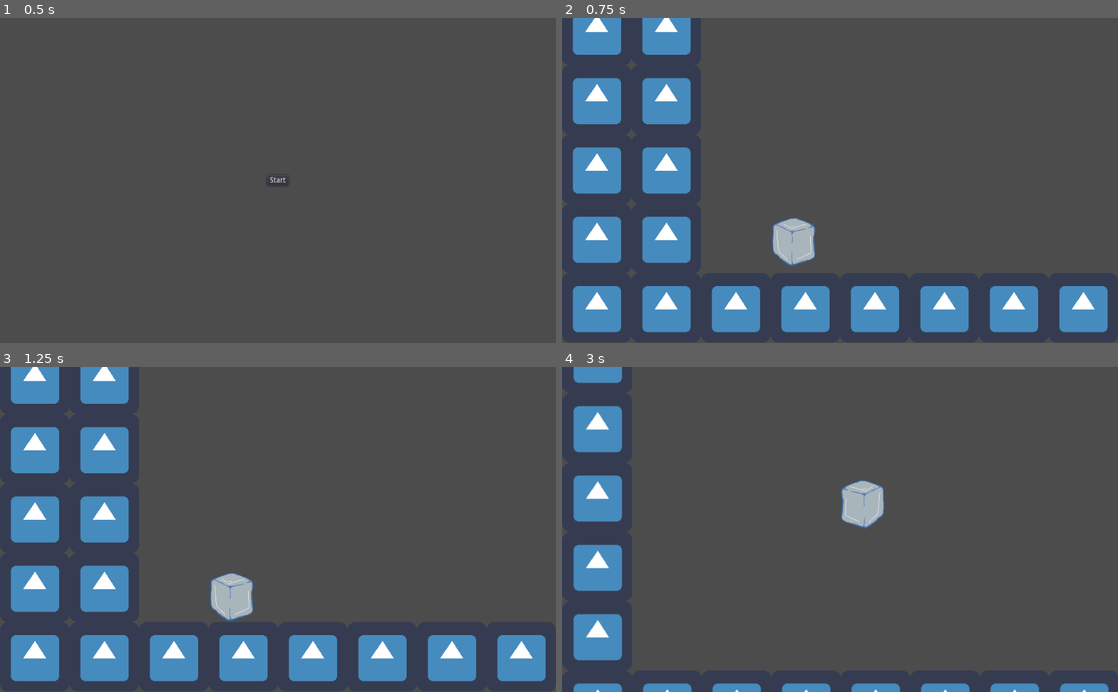
Above: before the commit, frames 1-4 (two rows, left to right).
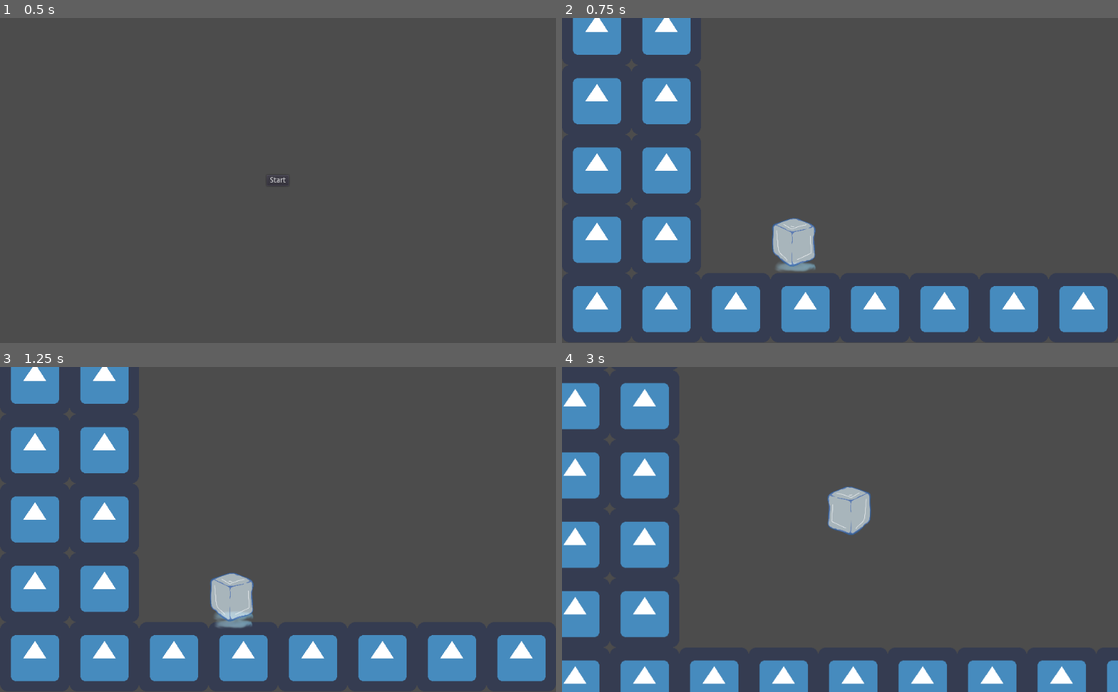
Above: after the commit, the same moments.

Repository: JosueCom/Tri_Annual-Game-Jam
Game: Godot game, scene res://src/MainScreen.tscn
Same seed, same stepped clock (60 frames per second), same inputs: the game is played once before the commit and once after it. The engine's default icon, where the game draws it, is replaced by a stand-in: a white triangle on a blue panel in a dark square.
Inputs:
- Up to frame 1 (0.5 s): no input
- Up to frame 2 (0.75 s): click "Start" at 0.5 s
- Up to frame 3 (1.25 s): no input
- Up to frame 4 (3 s): hold Right (move_right) 1.28-2.78 s; tap Up (jump) at 1.52, 2.27 s; hold Left (move_left) from 2.78 s (still down)

Frame 1 is identical in both runs. In frame 2, 0.2% of the frame differs, in the area x 37-46%, y 61-78%; in frame 3, 0.2%; in frame 4, 19%, in the area x 0-100%, y 0-100%.

Commit message:
Improvement to water spots

Diff:
--- a/src/Entities/Player/Player.tscn
+++ b/src/Entities/Player/Player.tscn
@@ -7,20 +7,27 @@
 
 [node name="Player" type="KinematicBody2D"]
 script = ExtResource( 2 )
-gravity = 300.0
+gravity = 350.0
 mass = 1.0
 moving_force = {
 "air": 320,
 "ground": 500
 }
+friction = {
+"air": 250,
+"ground": 250
+}
 jumping_force = 400.0
 terminal_speed = Vector2( 500, 1000 )
 
 [node name="WetSpot" type="Particles2D" parent="."]
-position = Vector2( -6.06262, -8.12643 )
-scale = Vector2( 0.680001, 0.52 )
+position = Vector2( -0.306976, -0.283691 )
+scale = Vector2( 0.680002, 0.52 )
 emitting = false
+amount = 5
+lifetime = 1.5
 local_coords = false
+draw_order = 1
 process_material = ExtResource( 3 )
 texture = ExtResource( 4 )
 
--- a/src/Entities/Player/PlayerStates.gd
+++ b/src/Entities/Player/PlayerStates.gd
@@ -55,6 +55,10 @@
 
 class Idle extends State:
 
+	func _enter() -> void:
+		_entity.get_node("WetSpot").emitting = true
+		_entity.get_node("WetSpot").one_shot = true
+
 	func _physics_process_(delta: float) -> void:
 		_entity.decelerate(delta, _entity.friction.ground)
 
@@ -65,6 +69,10 @@
 			_state_machine.travel("jumping")
 		elif not _entity.is_on_floor():
 			_state_machine.travel("falling")
+
+	func _exit() -> void:
+		_entity.get_node("WetSpot").emitting = false
+		_entity.get_node("WetSpot").one_shot = false
 
 class Jumping extends State:
 	var dir := Vector2.ZERO
--- a/src/Entities/Player/wet_area.tres
+++ b/src/Entities/Player/wet_area.tres
@@ -1,14 +1,26 @@
-[gd_resource type="ParticlesMaterial" load_steps=3 format=2]
+[gd_resource type="ParticlesMaterial" load_steps=7 format=2]
+
+[sub_resource type="Gradient" id=5]
+offsets = PoolRealArray( 0, 0.815534, 0.995146 )
+colors = PoolColorArray( 1, 1, 1, 1, 0.819573, 0.936569, 1, 0.96048, 0.176471, 0.184314, 0.192157, 0.827451 )
+
+[sub_resource type="GradientTexture" id=6]
+gradient = SubResource( 5 )
+
+[sub_resource type="Curve" id=3]
+_data = [ Vector2( 0, 1 ), 0.0, 1.93312, 0, 0, Vector2( 0.995633, 0.272727 ), -1.74423, 0.0, 0, 0 ]
+
+[sub_resource type="CurveTexture" id=4]
+curve = SubResource( 3 )
 
 [sub_resource type="Curve" id=1]
-_data = [ Vector2( 0, 0 ), 0.0, 0.0, 0, 0, Vector2( 1, 1 ), 0.0, 0.0, 0, 0 ]
+_data = [ Vector2( 0, 0.490909 ), 0.0, 0.0, 0, 0, Vector2( 1, 1 ), 0.0, 0.0, 0, 0 ]
 
 [sub_resource type="CurveTexture" id=2]
 curve = SubResource( 1 )
 
 [resource]
 lifetime_randomness = 0.04
-trail_divisor = 2
 trail_size_modifier = SubResource( 2 )
 emission_shape = 2
 emission_box_extents = Vector3( 1, 1, 1 )
@@ -16,4 +28,6 @@
 gravity = Vector3( 0, 0, 0 )
 orbit_velocity = 0.0
 orbit_velocity_random = 0.0
-scale = 0.25
+scale = 0.7
+scale_curve = SubResource( 4 )
+color_ramp = SubResource( 6 )
Binary file changed: assets/player/water_spot.png
Not shown, removed: assets/player/water spot.psd
Not shown, added: assets/player/water_spot.psd
